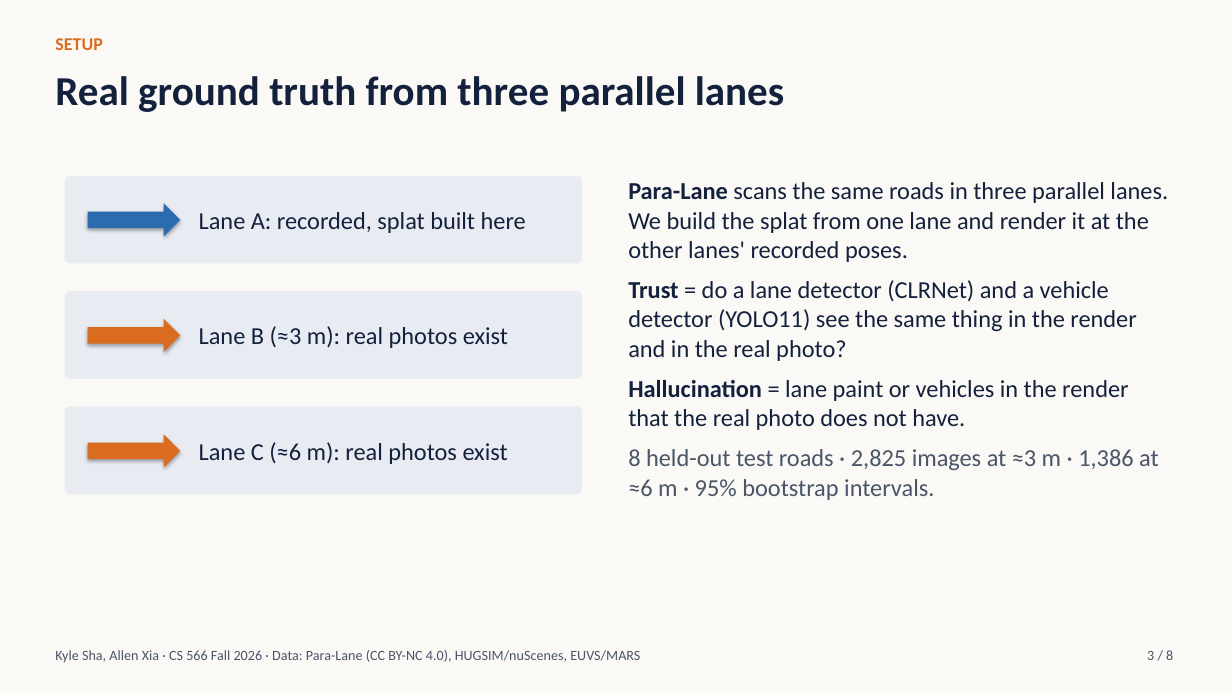
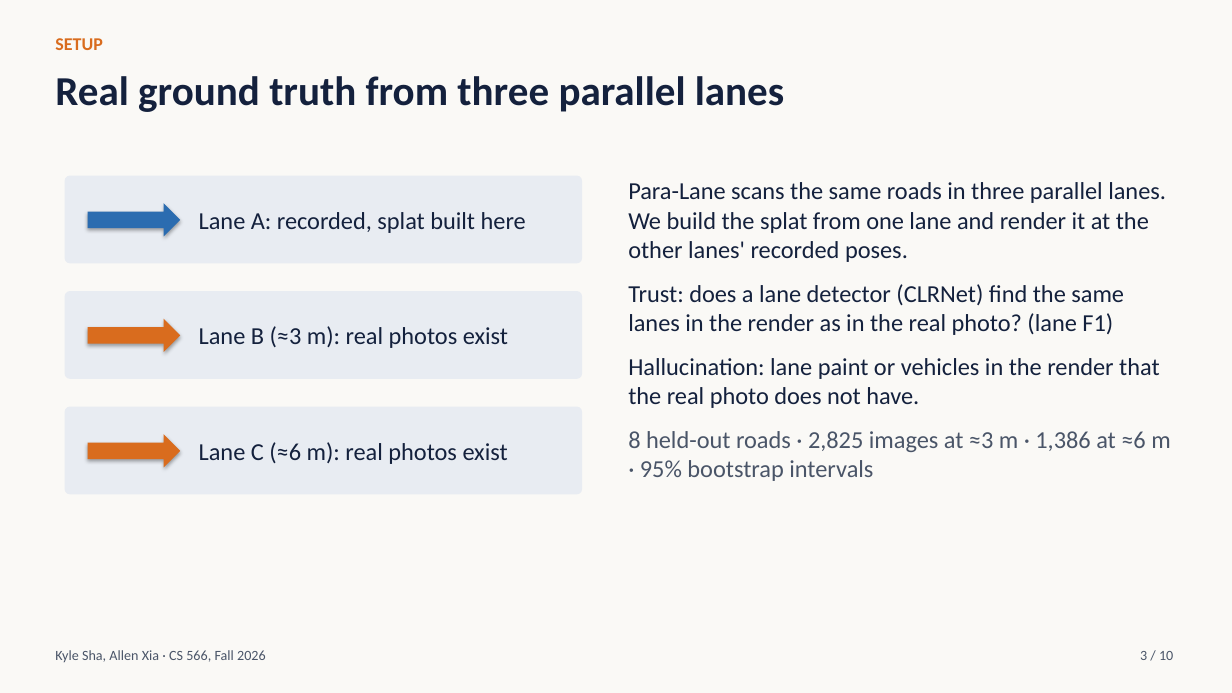
Before and after one commit to ksha23/cs566-drive-sim, a slide deck: slide 3 of docs/cs566_drive_sim_talk.pptx. Drawn at 1232x693 pixels with LibreOffice and Linux fonts; fonts in the diff are those of the drawing. Boxes give left, top, right and bottom in pixels: in the first picture for what was removed or moved away, otherwise in the second. Text is boxed around its words. In the diff, an @@ line names an element or a change of style, - is before the commit and + after.

```diff
--- a/docs/cs566_drive_sim_talk.pptx
+++ b/docs/cs566_drive_sim_talk.pptx
@@ text at box(628, 182, 1166, 262): bold off in "Para-Lane"; more space between paragraphs @@
@@ text at box(628, 284, 1170, 481): text changed @@
-Trust = do a lane detector (CLRNet) and a vehicle detector (YOLO11) see the same thing in the render and in the real photo?
-Hallucination = lane paint or vehicles in the render that the real photo does not have.
-8 held-out test roads · 2,825 images at ≈3 m · 1,386 at ≈6 m · 95% bootstrap intervals.
+Trust: does a lane detector (CLRNet) find the same lanes in the render as in the real photo? (lane F1)
+Hallucination: lane paint or vehicles in the render that the real photo does not have.
+8 held-out roads · 2,825 images at ≈3 m · 1,386 at ≈6 m · 95% bootstrap intervals
@@ text at box(55, 650, 266, 662): text changed @@
-Kyle Sha, Allen Xia · CS 566 Fall 2026 · Data: Para-Lane (CC BY-NC 4.0), HUGSIM/nuScenes, EUVS/MARS
+Kyle Sha, Allen Xia · CS 566, Fall 2026
@@ text at box(1140, 651, 1173, 660): text changed @@
-3 / 8
+3 / 10
```
Also in this commit, not shown: 7 other slides changed, 2 slides added, 3 other files.
